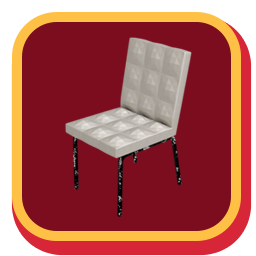
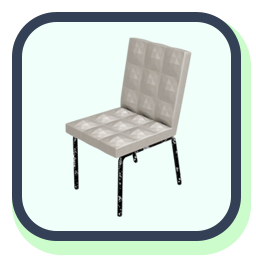
Revision of a layered 256 x 256 image; what changed, layer by layer:
painted on "Rounded Rectangle 2" over [left=12, top=12, right=241, bottom=241]
